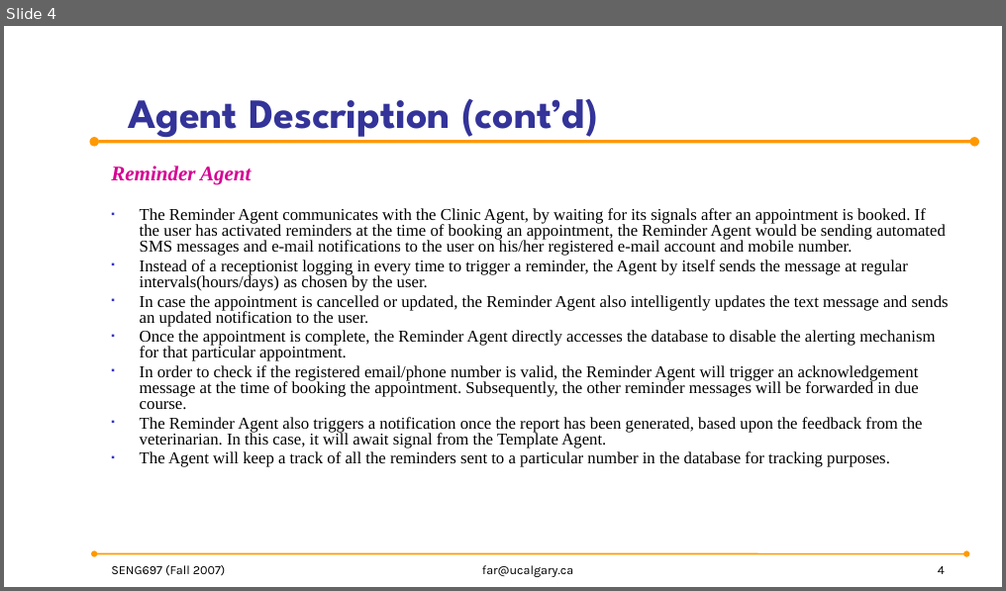
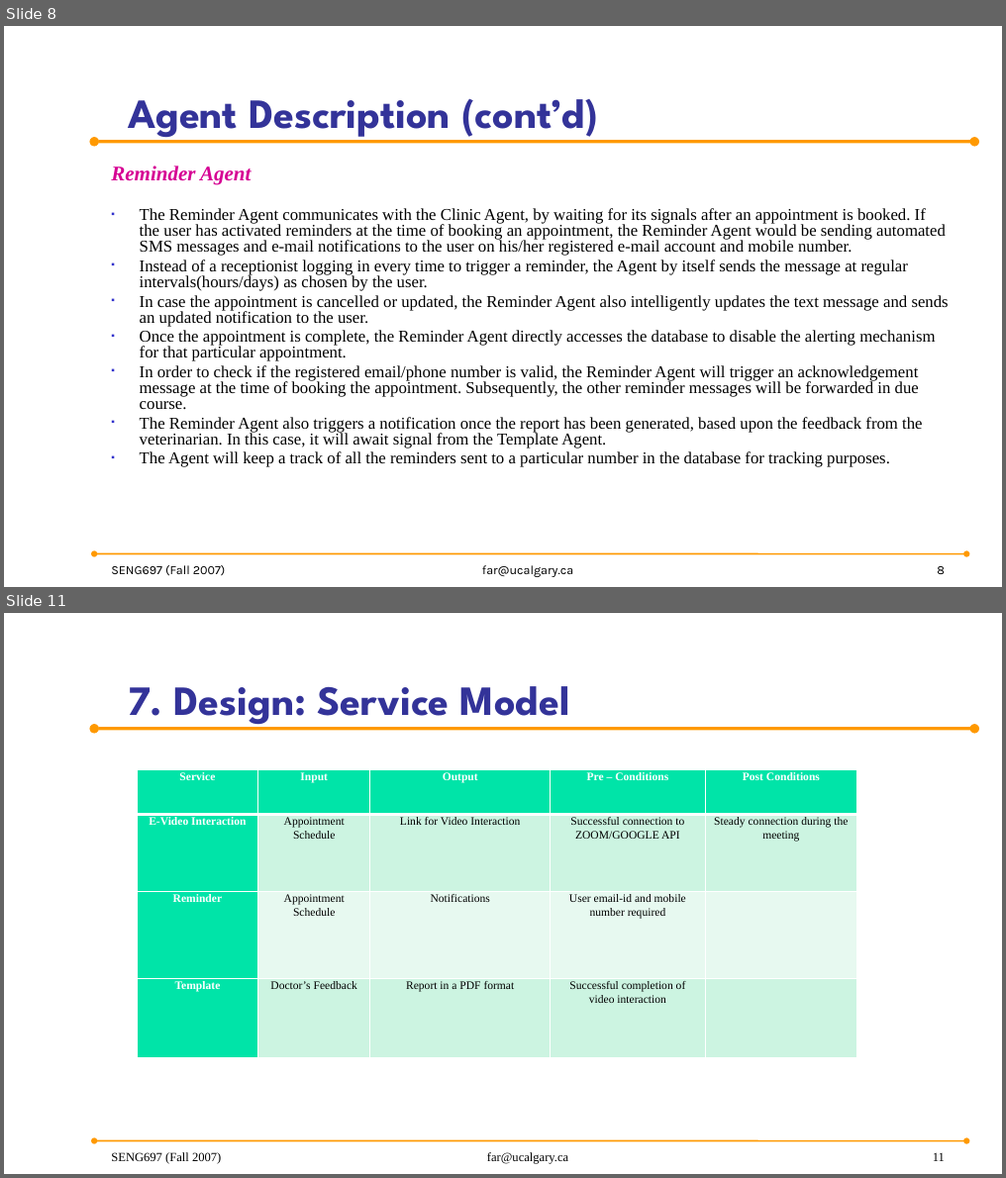
Before and after one commit to anish30145784/SENG696_GroupD, a slide deck: GroupD_ProjectPresentation.pptx. Shown one above the other, each under a label of ours: slide 4 before the commit, slides 8 and 11 after it; the slides between them are not shown. The pictures are 1006x591 and 1006x1178 pixels, drawn with LibreOffice and Linux fonts; fonts in the diff are those of the drawing; background and template pictures are left out. Boxes give left, top, right and bottom in pixels: in the first picture for what was removed or moved away, otherwise in the second. Text is boxed around its words. In the diff, an @@ line names an element or a change of style, - is before the commit and + after.

Commit message:
Added assumptions, requirements, wish-list, template agent, and design models

```diff
--- a/GroupD_ProjectPresentation.pptx
+++ b/GroupD_ProjectPresentation.pptx
@@ slide 11 added at (4,613,1002,1174), background picture (left out); not listed: 2 template elements that a slide beside it also shows @@
@@ title added at (128,686,570,728), 40 pt, text #333399, bold @@
+7. Design: Service Model
@@ table added at (137,770,857,1059), 4 rows, 5 columns @@
+Service | Input | Output | Pre – Conditions | Post Conditions
+E-Video Interaction | Appointment Schedule | Link for Video Interaction | Successful connection to ZOOM/GOOGLE API | Steady connection during the meeting
+Reminder | Appointment Schedule | Notifications | User email-id and mobile number required | 
+Template | Doctor’s Feedback | Report in a PDF format | Successful completion of video interaction | 
@@ text added at (111,1153,221,1164), 12 pt, text #000000 @@
+SENG697 (Fall 2007)
@@ text added at (487,1153,568,1164), 12 pt, text #000000 @@
+far@ucalgary.ca
@@ page number added at (933,1153,944,1161), 12 pt, text #000000 @@
+11
@@ what was slide 4 is now slide 8 @@
@@ page number at (937,567,944,574): text changed @@
-4
+8
```
Also in this commit, not shown: 7 other slides added.
